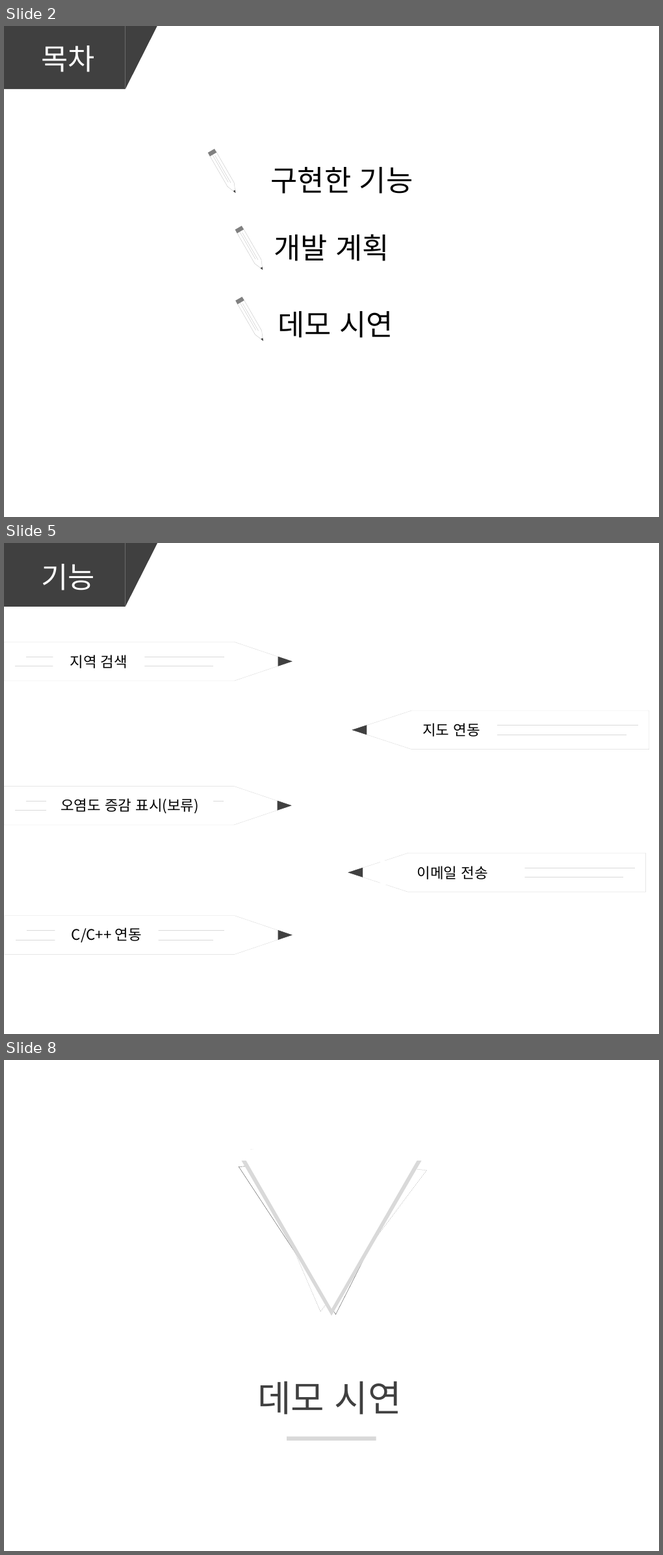
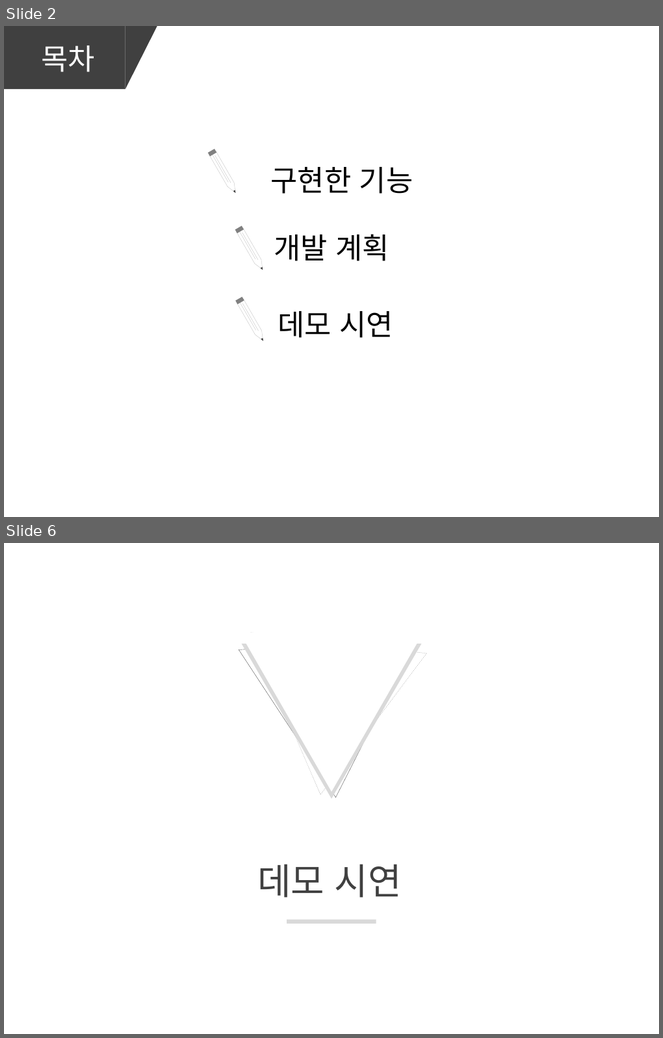
Before and after one commit to youjinmyoung/ScriptProject, a slide deck: 스크립트 기획발표.pptx. Shown one above the other, each under a label of ours: slides 2, 5 and 8 before the commit, slides 2 and 6 after it; the slides between them are not shown. The pictures are 663x1555 and 663x1038 pixels, drawn with LibreOffice and Linux fonts; fonts in the diff are those of the drawing. Boxes give left, top, right and bottom in pixels: in the first picture for what was removed or moved away, otherwise in the second. Text is boxed around its words. In the diff, an @@ line names an element or a change of style, - is before the commit and + after.

```diff
--- a/스크립트 기획발표.pptx
+++ b/스크립트 기획발표.pptx
@@ slide 5 removed at <box>4,543,659,1034</box>, background #FFFFFF @@
@@ rectangle removed at <box>4,543,125,607</box> @@
@@ triangle removed at <box>125,543,157,607</box> @@
@@ text removed at <box>41,564,94,590</box> @@
-기능
@@ group removed at <box>4,642,292,681</box>: 2 lines, 1 freeform shape, 1 triangle @@
@@ text removed at <box>70,655,128,668</box> @@
-지역 검색
@@ group removed at <box>352,711,649,750</box>: 2 lines, 1 freeform shape, 1 triangle @@
@@ text removed at <box>423,723,480,737</box> @@
-지도 연동
@@ group removed at <box>4,787,292,825</box>: 2 lines, 1 freeform shape, 1 triangle @@
@@ text removed at <box>61,798,199,814</box> @@
-오염도 증감 표시(보류)
@@ text removed at <box>417,866,488,880</box> @@
-이메일 전송
@@ group removed at <box>348,853,646,892</box>: 2 lines, 1 freeform shape, 1 triangle @@
@@ group removed at <box>5,916,293,954</box>: 2 lines, 1 freeform shape, 1 triangle @@
@@ text removed at <box>72,928,142,943</box> @@
-C/C++ 연동
@@ what was slide 8 is now slide 6 @@
```
Also in this commit, not shown: 3 slides changed, 1 slide added, 2 other slides removed, 4 other files.
